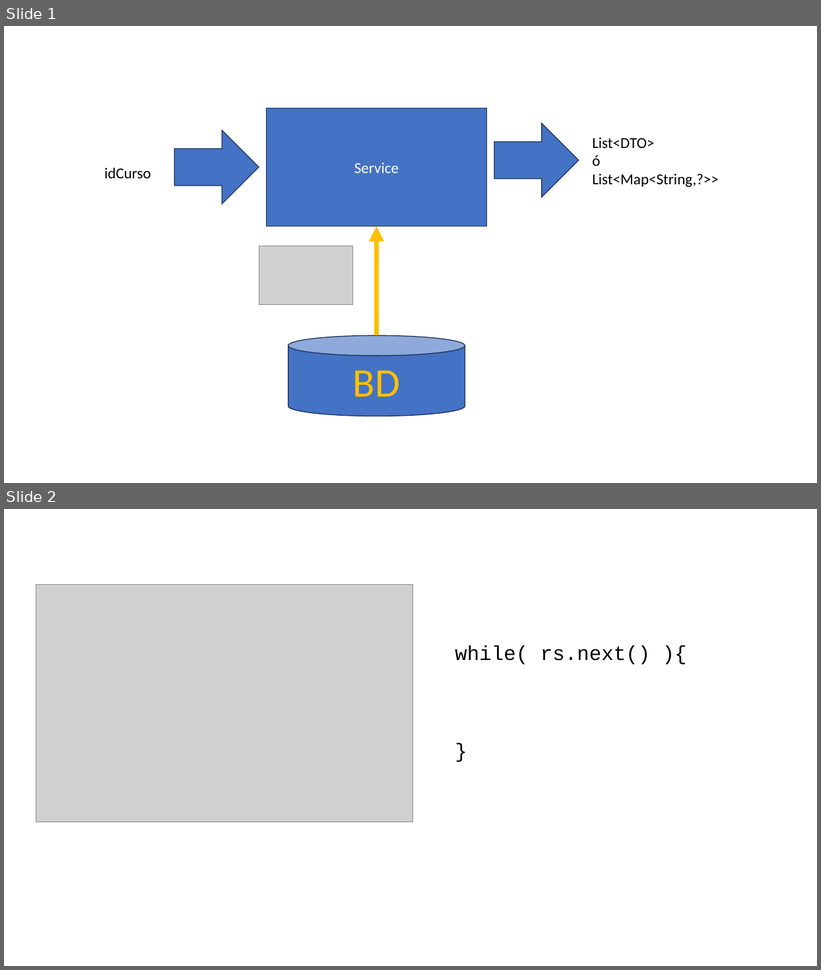
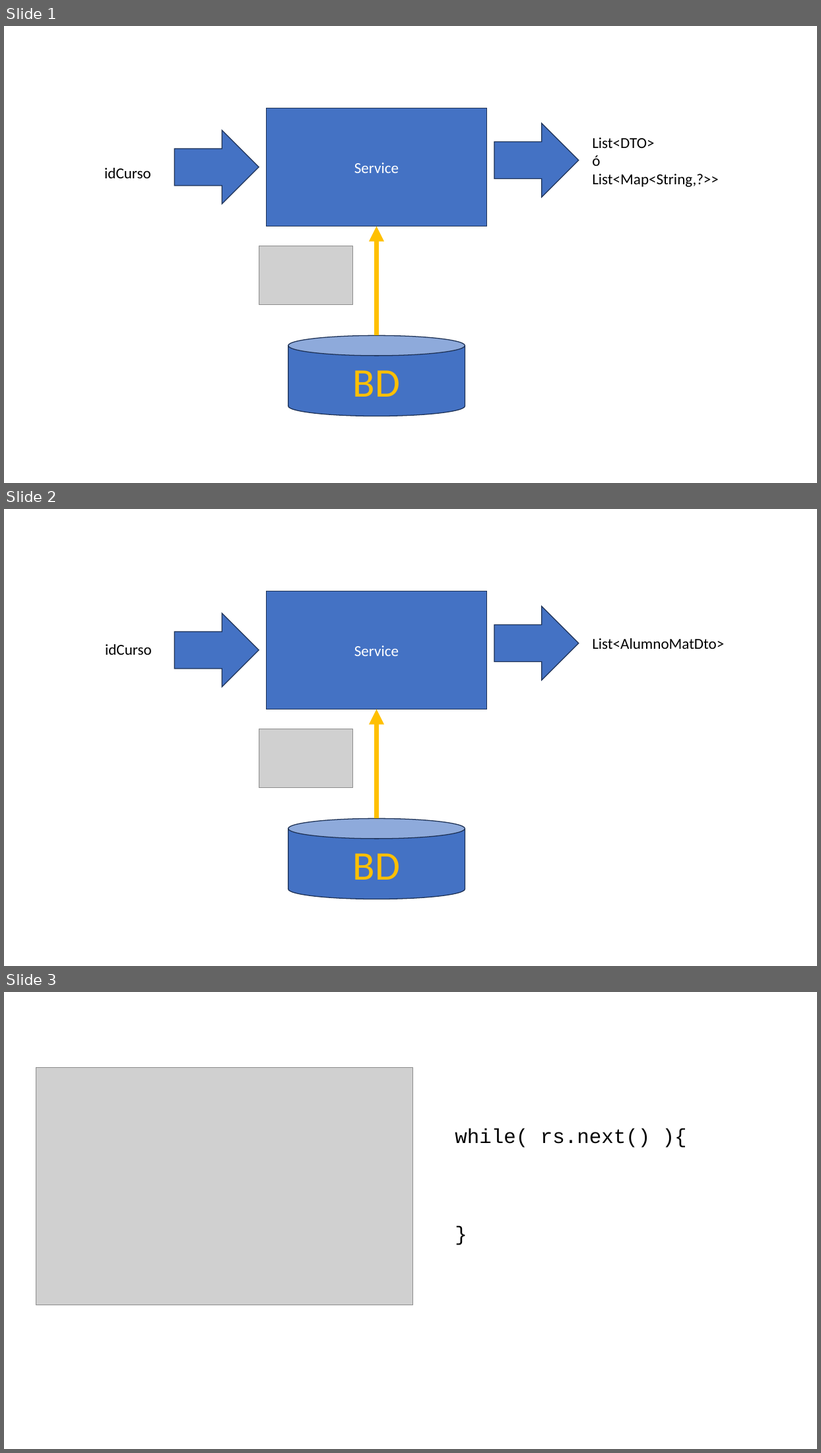
Before and after one commit to gcoronelc/UPN_2026_1_TPOO_11332, a slide deck: Semana09_18MAY26/Work.pptx. Shown one above the other, each under a label of ours: slides 1 and 2 before the commit, slides 1, 2 and 3 after it. The pictures are 821x970 and 821x1453 pixels, drawn with LibreOffice and Linux fonts; fonts in the diff are those of the drawing; grey boxes stand for pictures. Boxes give left, top, right and bottom in pixels: in the first picture for what was removed or moved away, otherwise in the second. Text is boxed around its words. In the diff, an @@ line names an element or a change of style, - is before the commit and + after.

```diff
--- a/Semana09_18MAY26/Work.pptx
+++ b/Semana09_18MAY26/Work.pptx
@@ slide 2 added at [4, 509, 817, 966], background #FFFFFF @@
@@ rectangle added at [266, 591, 487, 709], fill #4472C4, outline #1E3256 1 pt, 18 pt, text #FFFFFF @@
+Service
@@ right arrow added at [494, 607, 579, 681], fill #4472C4, outline #1E3256 1 pt @@
@@ right arrow added at [175, 613, 259, 687], fill #4472C4, outline #1E3256 1 pt @@
@@ text added at [105, 644, 152, 655], 18 pt, text #000000 @@
+idCurso
@@ text added at [592, 638, 724, 649], 18 pt, text #000000 @@
+List<AlumnoMatDto>
@@ arrow added from (377, 819) to (377, 710), #FFC000 6 pt @@
@@ picture added at [259, 729, 353, 788] @@
@@ cylinder added at [288, 819, 465, 900], fill #4472C4, outline #1E3256 1 pt, 48 pt, text #FFC000 @@
+BD
@@ what was slide 2 is now slide 3 @@
```
Also in this commit, not shown: 14 other files.
